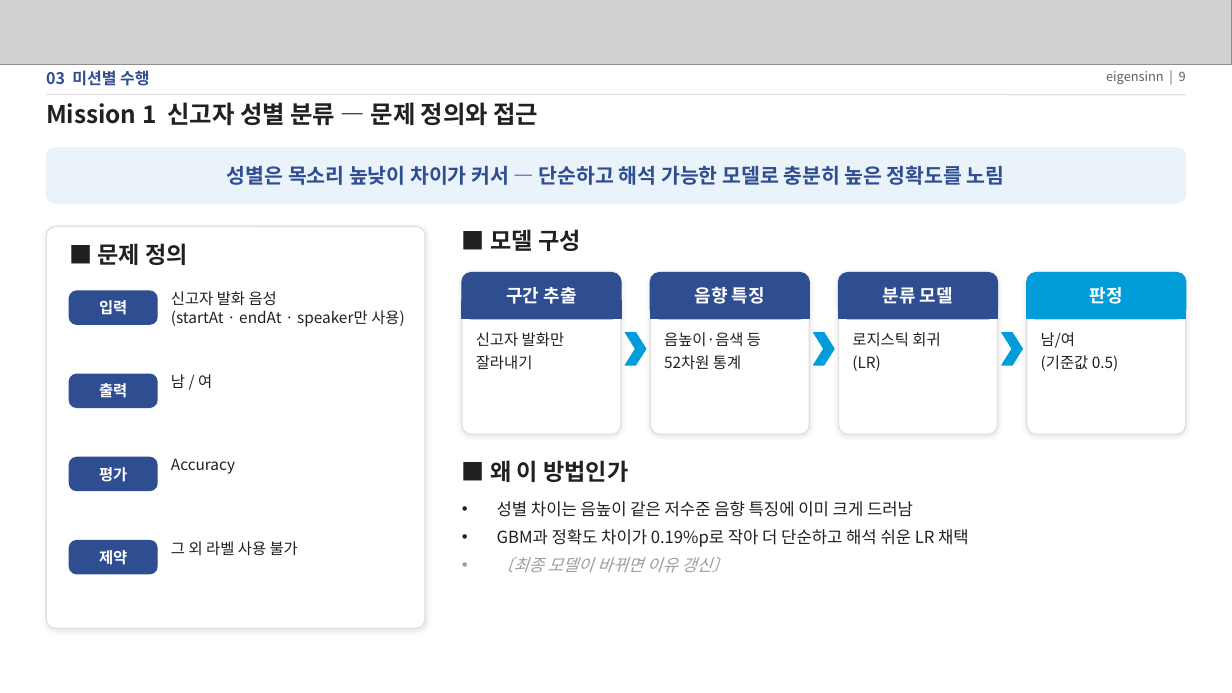
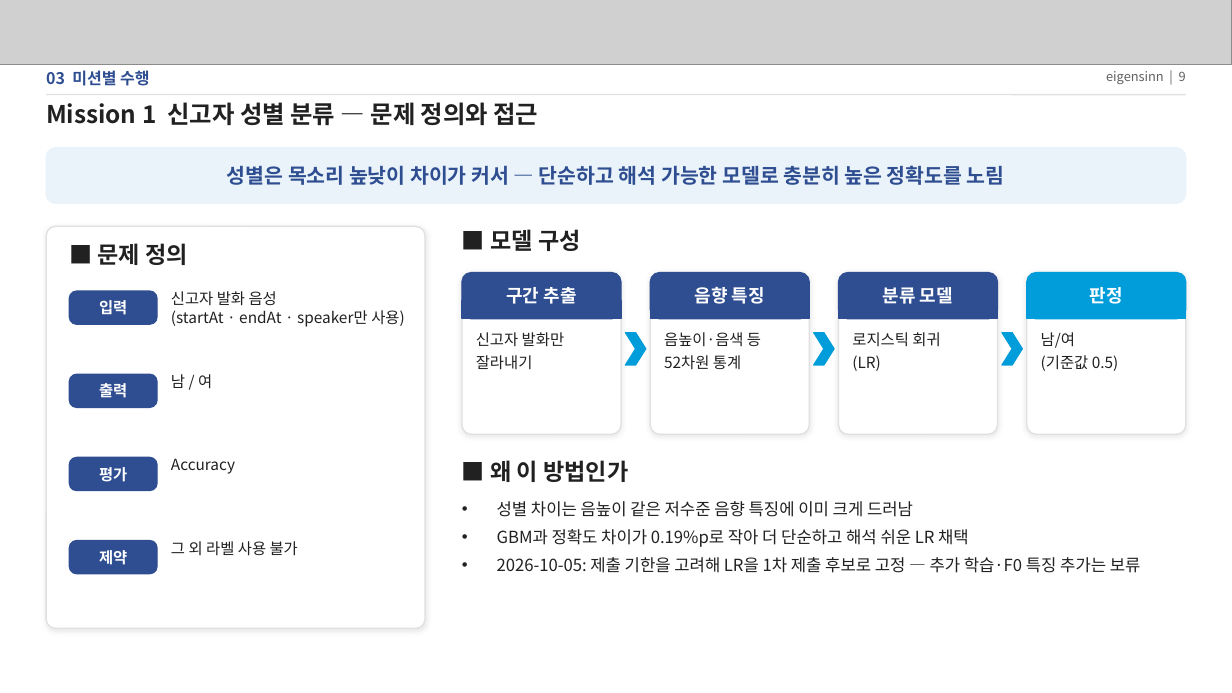
Before and after one commit to eigensinn-dcc2026/prelim, a slide deck: slide 9 of ppt/DCC2026_예선_결과정리.pptx. Drawn at 1232x693 pixels with LibreOffice and Linux fonts; fonts in the diff are those of the drawing; grey boxes stand for pictures. Boxes give left, top, right and bottom in pixels: in the first picture for what was removed or moved away, otherwise in the second. Text is boxed around its words. In the diff, an @@ line names an element or a change of style, - is before the commit and + after.

```diff
--- a/ppt/DCC2026_예선_결과정리.pptx
+++ b/ppt/DCC2026_예선_결과정리.pptx
@@ text at (497, 557, 1141, 573): text changed; text colour #9E9E9E to #212121; italic off @@
-• 〔최종 모델이 바뀌면 이유 갱신〕
+• 2026-10-05: 제출 기한을 고려해 LR을 1차 제출 후보로 고정 — 추가 학습·F0 특징 추가는 보류
```
Also in this commit, not shown: 1 other slide changed, 3 other files.
